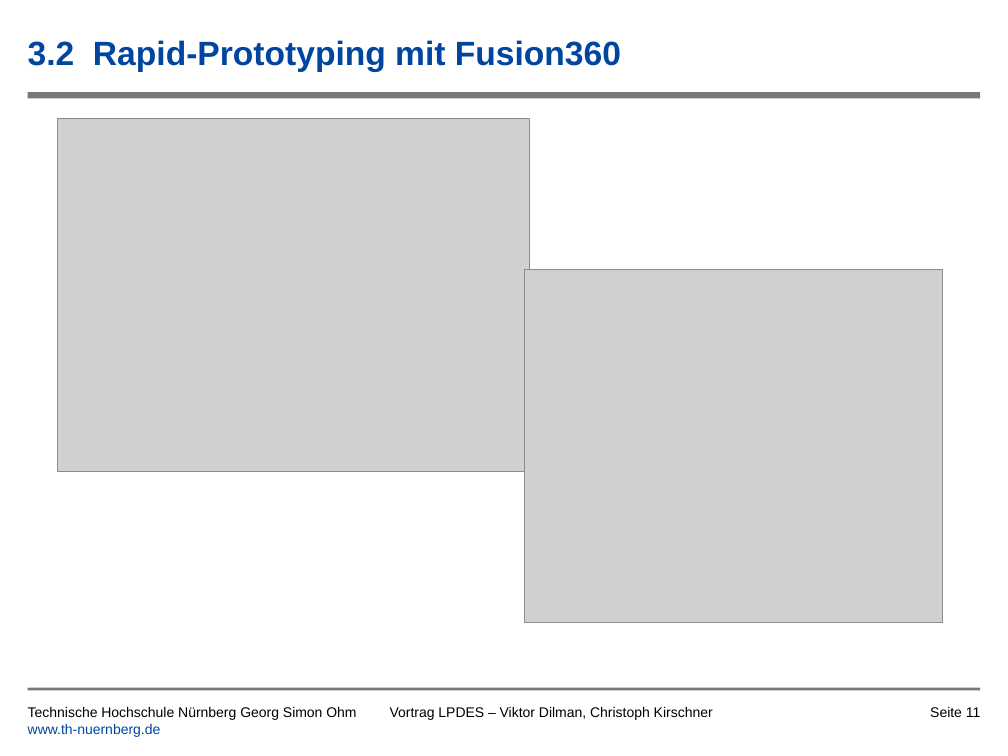
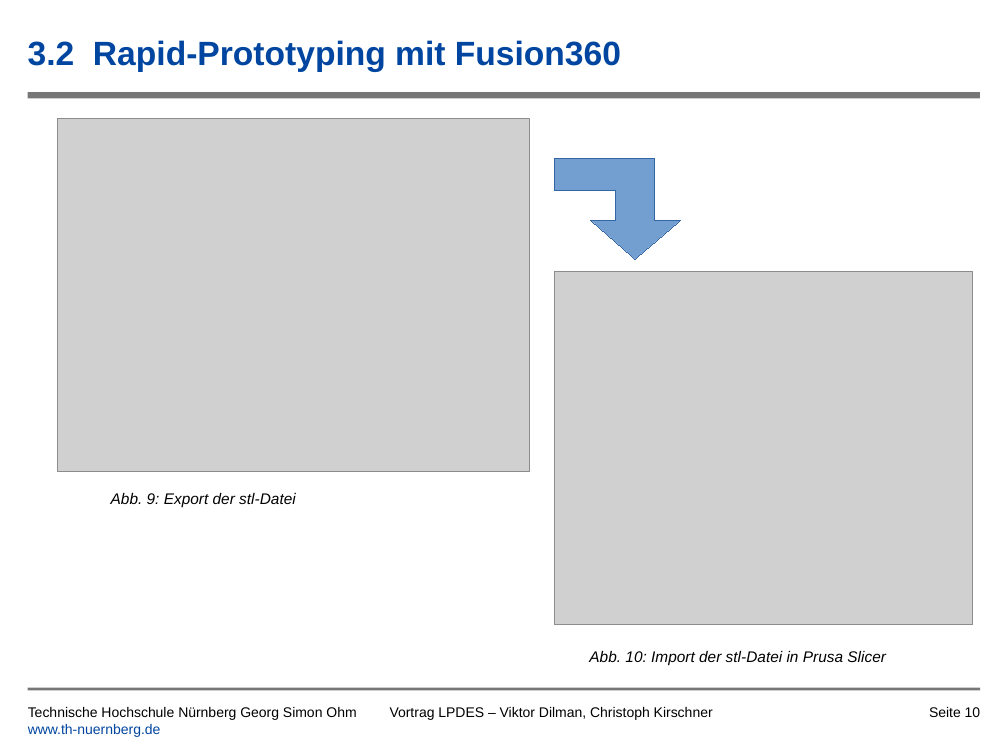
Before and after one commit to tsedlmeier/Synthesizer, a slide deck: slide 10 of Vortrag/Leiterplatte_als_Musikinstrument_Kirschner_Dilman.pptx (slide 11 before the commit). Drawn at 1008x756 pixels with LibreOffice and Linux fonts; fonts in the diff are those of the drawing; grey boxes stand for pictures; background and template pictures are left out. Boxes give left, top, right and bottom in pixels: in the first picture for what was removed or moved away, otherwise in the second. Text is boxed around its words. In the diff, an @@ line names an element or a change of style, - is before the commit and + after.

```diff
--- a/Vortrag/Leiterplatte_als_Musikinstrument_Kirschner_Dilman.pptx
+++ b/Vortrag/Leiterplatte_als_Musikinstrument_Kirschner_Dilman.pptx
@@ freeform shape added at <box>555,159,681,260</box>, fill #729FCF, outline #3465A4 0 pt @@
@@ picture: place and size @@
-picture at <box>524,269,942,622</box>
+picture at <box>554,272,973,625</box>
@@ text added at <box>111,493,296,507</box>, 11 pt, text #000000, italic @@
+Abb. 9: Export der stl-Datei
@@ text added at <box>589,651,886,666</box>, 11 pt, text #000000, italic @@
+Abb. 10: Import der stl-Datei in Prusa Slicer
@@ page number at <box>929,707,981,717</box>: text changed @@
-Seite 11
+Seite 10
```
Also in this commit, not shown: 11 other slides changed, 2 slides removed, 2 other files.
